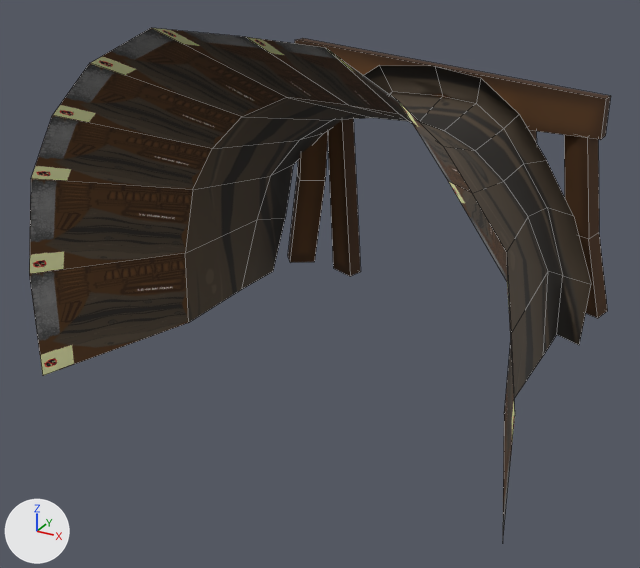
The FBX model PinballPlanet/Assets/Scenes/Mine/Meshes/MineEntranceBig.fbx as it was, and as the next commit left it.
The view is the same before and after, from a 50 mm lens placed at (2.79, -6.802, 3.381), pointed at (-0.183, -1.398, 0.679). The lights are fixed; the arrows at lower left show +X, +Y and +Z. Mesh edges are drawn as thin lines. Where no turn or scale is listed for an object, it has been applied to the vertices.

The first picture shows 'MineEntranceBig'.
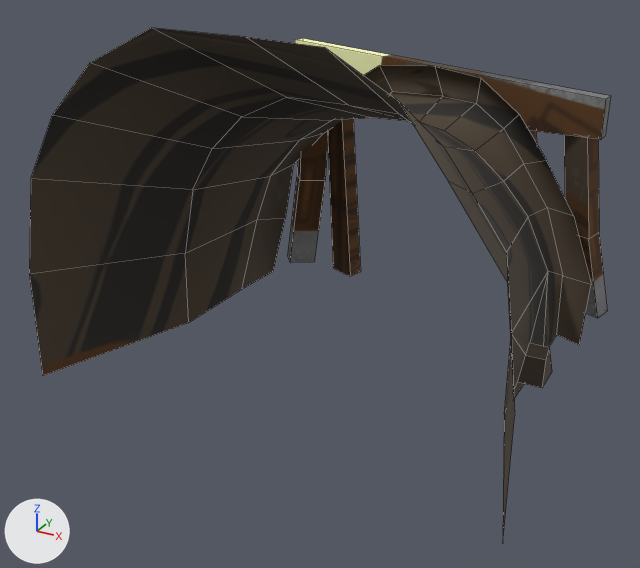
The newer file is also rescaled (x1.004), turned or shifted as a whole; pictures and numbers use the older file's frame.

Changed parts and their boxes [x1, y1, x2, y2] in the pictures (640 x 568 px):
part 1 of me_mesh, built on: before [511, 273, 548, 399]; after [511, 273, 552, 399]
part 2 of me_mesh, surface changed: [29, 28, 611, 516] in both

What the commit changed:
me_mesh is used by ob_mineentrancebig; location (-1.243, -2.149, 0.0).
me_mesh had 117 vertices, 90 faces and spanned x -0.7..3.0, y -0.61..2.87, z -0.01..2.68.
me_mesh now has 125 vertices, 98 faces and spans x -0.7..3.0, y -0.61..2.87, z -0.01..2.68.
Part 1, on me_mesh:
1 face is deleted.
8 vertices are added at x 2.57..2.75, y 1.0..1.27, z 0.12..0.34.
9 new faces join them.
me_mesh part 2: 89 kept faces spanning x -0.7..3.0, y -0.61..2.87, z -0.01..2.68 get new texture (UV) coordinates.
